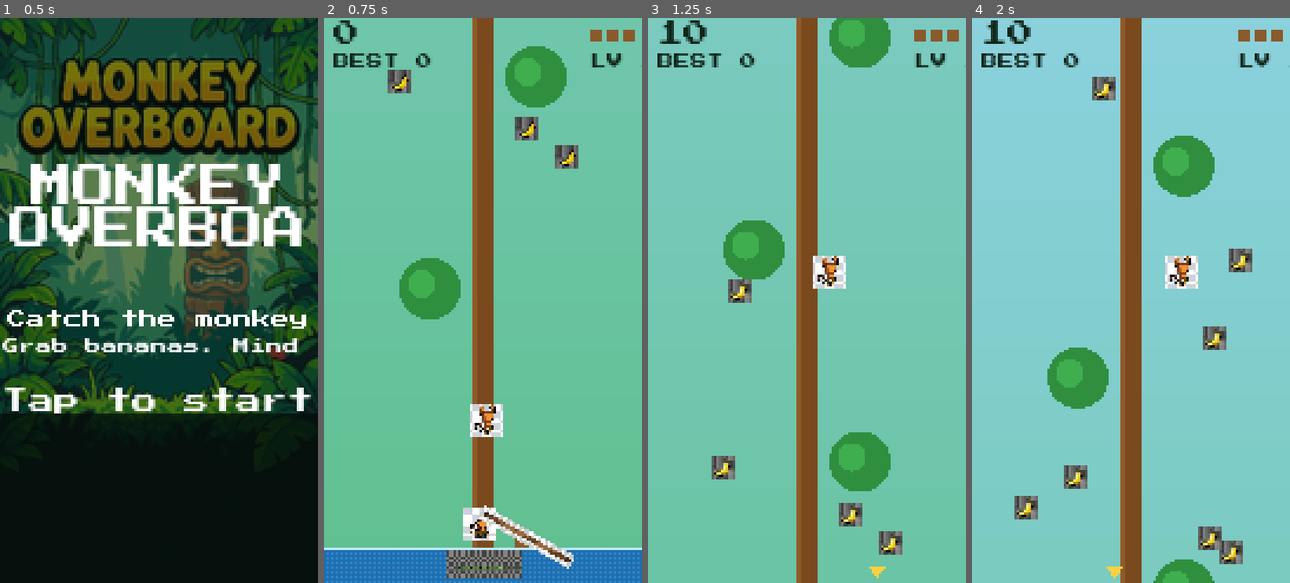
Above: before the commit, frames 1-4 (left to right).
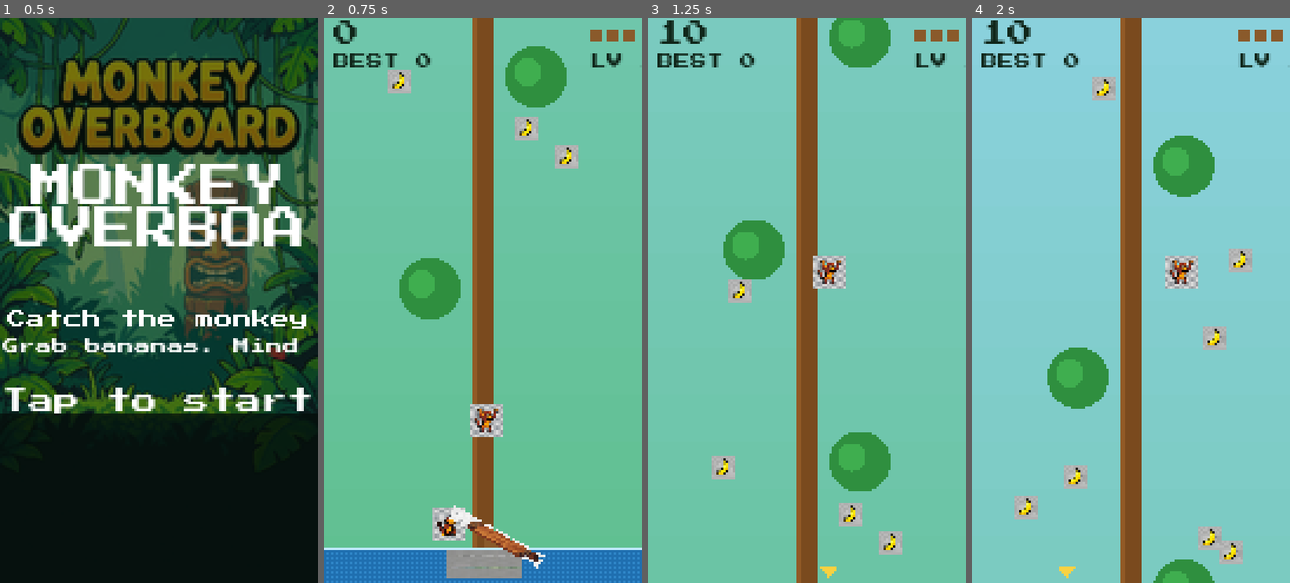
Above: after the commit, the same moments.

Repository: champrt78/monkey-overboard
Game: Godot game, scene res://main.tscn
Same seed, same stepped clock (60 frames per second), same inputs: the game is played once before the commit and once after it.
Inputs (mouse positions are in pixels of both pictures, inside the frame that each line leads up to):
- Up to frame 1 (0.5 s): no input
- Up to frame 2 (0.75 s): tap Enter at 0.5 s; move the mouse to (552, 272) at 0.52 s; click (552, 272) at 0.67 s
- Up to frame 3 (1.25 s): no input
- Up to frame 4 (2 s): drag from (1067, 328) to (1115, 413) at 1.27 s

Frame 1 is identical in both runs. In frame 2, 4.3% of the frame differs, in the area x 20-80%, y 9-100%; in frame 3, 1.8%; in frame 4, 2.7%.

Commit message:
feat: Mulletdown-style sprite overhaul + control/difficulty fixes
- Regenerate all gameplay sprites with transparent backgrounds
- Add monkey ascending/descending/tumble animations
- Map drag input to catch end instead of seesaw center
- Fix wall-edge clamp so catches can reach walls
- Add descending catch guide line
- Tighten difficulty curve (catch radius shrinks faster)
- Lock Android export to portrait orientation
- Update docs/specs/plans

Diff:
--- a/godot/assets/sprites/banana_frames.tres
+++ b/godot/assets/sprites/banana_frames.tres
@@ -2,22 +2,29 @@
 
 [ext_resource type="Texture2D" path="res://assets/sprites/banana_sheet.png" id="banana_sheet"]
 
-[sub_resource type="AtlasTexture" id="AtlasTexture_0"]
+[sub_resource type="AtlasTexture" id="AtlasTexture_b0"]
 atlas = ExtResource("banana_sheet")
 region = Rect2(0, 0, 10, 10)
 
-[sub_resource type="AtlasTexture" id="AtlasTexture_1"]
+[sub_resource type="AtlasTexture" id="AtlasTexture_b1"]
 atlas = ExtResource("banana_sheet")
 region = Rect2(10, 0, 10, 10)
+
+[sub_resource type="AtlasTexture" id="AtlasTexture_b2"]
+atlas = ExtResource("banana_sheet")
+region = Rect2(20, 0, 10, 10)
 
 [resource]
 animations = [{
 "frames": [{
 "duration": 1.0,
-"texture": SubResource("AtlasTexture_0")
+"texture": SubResource("AtlasTexture_b0")
 }, {
 "duration": 1.0,
-"texture": SubResource("AtlasTexture_1")
+"texture": SubResource("AtlasTexture_b1")
+}, {
+"duration": 1.0,
+"texture": SubResource("AtlasTexture_b2")
 }],
 "loop": true,
 "name": &"default",
--- a/godot/assets/sprites/gator_frames.tres
+++ b/godot/assets/sprites/gator_frames.tres
@@ -2,31 +2,38 @@
 
 [ext_resource type="Texture2D" path="res://assets/sprites/gator_sheet.png" id="gator_sheet"]
 
-[sub_resource type="AtlasTexture" id="AtlasTexture_patrol"]
+[sub_resource type="AtlasTexture" id="AtlasTexture_patrol0"]
 atlas = ExtResource("gator_sheet")
 region = Rect2(0, 0, 32, 12)
 
-[sub_resource type="AtlasTexture" id="AtlasTexture_alert"]
+[sub_resource type="AtlasTexture" id="AtlasTexture_patrol1"]
 atlas = ExtResource("gator_sheet")
 region = Rect2(32, 0, 32, 12)
 
-[sub_resource type="AtlasTexture" id="AtlasTexture_chomp"]
+[sub_resource type="AtlasTexture" id="AtlasTexture_alert"]
 atlas = ExtResource("gator_sheet")
 region = Rect2(64, 0, 32, 12)
 
-[sub_resource type="AtlasTexture" id="AtlasTexture_satisfied"]
+[sub_resource type="AtlasTexture" id="AtlasTexture_chomp0"]
 atlas = ExtResource("gator_sheet")
 region = Rect2(96, 0, 32, 12)
+
+[sub_resource type="AtlasTexture" id="AtlasTexture_chomp1"]
+atlas = ExtResource("gator_sheet")
+region = Rect2(128, 0, 32, 12)
 
 [resource]
 animations = [{
 "frames": [{
 "duration": 1.0,
-"texture": SubResource("AtlasTexture_patrol")
+"texture": SubResource("AtlasTexture_patrol0")
+}, {
+"duration": 1.0,
+"texture": SubResource("AtlasTexture_patrol1")
 }],
 "loop": true,
 "name": &"patrol",
-"speed": 8.0
+"speed": 6.0
 }, {
 "frames": [{
 "duration": 1.0,
@@ -34,21 +41,16 @@
 }],
 "loop": true,
 "name": &"alert",
-"speed": 8.0
+"speed": 6.0
 }, {
 "frames": [{
 "duration": 1.0,
-"texture": SubResource("AtlasTexture_chomp")
+"texture": SubResource("AtlasTexture_chomp0")
+}, {
+"duration": 1.0,
+"texture": SubResource("AtlasTexture_chomp1")
 }],
 "loop": true,
 "name": &"chomp",
-"speed": 8.0
-}, {
-"frames": [{
-"duration": 1.0,
-"texture": SubResource("AtlasTexture_satisfied")
-}],
-"loop": true,
-"name": &"satisfied",
-"speed": 8.0
+"speed": 10.0
 }]
--- a/godot/assets/sprites/monkey_frames.tres
+++ b/godot/assets/sprites/monkey_frames.tres
@@ -1,36 +1,47 @@
-[gd_resource type="SpriteFrames" load_steps=8 format=3]
+[gd_resource type="SpriteFrames" load_steps=9 format=3]
 
 [ext_resource type="Texture2D" path="res://assets/sprites/monkey_sheet.png" id="monkey_sheet"]
 
-[sub_resource type="AtlasTexture" id="AtlasTexture_idle"]
+[sub_resource type="AtlasTexture" id="AtlasTexture_idle0"]
 atlas = ExtResource("monkey_sheet")
 region = Rect2(0, 0, 14, 14)
 
-[sub_resource type="AtlasTexture" id="AtlasTexture_ascending"]
+[sub_resource type="AtlasTexture" id="AtlasTexture_idle1"]
 atlas = ExtResource("monkey_sheet")
 region = Rect2(14, 0, 14, 14)
 
-[sub_resource type="AtlasTexture" id="AtlasTexture_descending"]
+[sub_resource type="AtlasTexture" id="AtlasTexture_asc0"]
 atlas = ExtResource("monkey_sheet")
 region = Rect2(28, 0, 14, 14)
 
-[sub_resource type="AtlasTexture" id="AtlasTexture_catch"]
+[sub_resource type="AtlasTexture" id="AtlasTexture_asc1"]
 atlas = ExtResource("monkey_sheet")
 region = Rect2(42, 0, 14, 14)
 
-[sub_resource type="AtlasTexture" id="AtlasTexture_miss"]
+[sub_resource type="AtlasTexture" id="AtlasTexture_desc0"]
 atlas = ExtResource("monkey_sheet")
 region = Rect2(56, 0, 14, 14)
 
-[sub_resource type="AtlasTexture" id="AtlasTexture_celebrate"]
+[sub_resource type="AtlasTexture" id="AtlasTexture_desc1"]
 atlas = ExtResource("monkey_sheet")
 region = Rect2(70, 0, 14, 14)
+
+[sub_resource type="AtlasTexture" id="AtlasTexture_tumble0"]
+atlas = ExtResource("monkey_sheet")
+region = Rect2(84, 0, 14, 14)
+
+[sub_resource type="AtlasTexture" id="AtlasTexture_tumble1"]
+atlas = ExtResource("monkey_sheet")
+region = Rect2(98, 0, 14, 14)
 
 [resource]
 animations = [{
 "frames": [{
 "duration": 1.0,
-"texture": SubResource("AtlasTexture_idle")
+"texture": SubResource("AtlasTexture_idle0")
+}, {
+"duration": 1.0,
+"texture": SubResource("AtlasTexture_idle1")
 }],
 "loop": true,
 "name": &"idle",
@@ -38,7 +49,10 @@
 }, {
 "frames": [{
 "duration": 1.0,
-"texture": SubResource("AtlasTexture_ascending")
+"texture": SubResource("AtlasTexture_asc0")
+}, {
+"duration": 1.0,
+"texture": SubResource("AtlasTexture_asc1")
 }],
 "loop": true,
 "name": &"ascending",
@@ -46,7 +60,10 @@
 }, {
 "frames": [{
 "duration": 1.0,
-"texture": SubResource("AtlasTexture_descending")
+"texture": SubResource("AtlasTexture_desc0")
+}, {
+"duration": 1.0,
+"texture": SubResource("AtlasTexture_desc1")
 }],
 "loop": true,
 "name": &"descending",
@@ -54,25 +71,12 @@
 }, {
 "frames": [{
 "duration": 1.0,
-"texture": SubResource("AtlasTexture_catch")
+"texture": SubResource("AtlasTexture_tumble0")
+}, {
+"duration": 1.0,
+"texture": SubResource("AtlasTexture_tumble1")
 }],
 "loop": true,
-"name": &"catch",
-"speed": 8.0
-}, {
-"frames": [{
-"duration": 1.0,
-"texture": SubResource("AtlasTexture_miss")
-}],
-"loop": true,
-"name": &"miss",
-"speed": 8.0
-}, {
-"frames": [{
-"duration": 1.0,
-"texture": SubResource("AtlasTexture_celebrate")
-}],
-"loop": true,
-"name": &"celebrate",
-"speed": 8.0
+"name": &"tumble",
+"speed": 12.0
 }]
--- a/godot/assets/sprites/splash_frames.tres
+++ b/godot/assets/sprites/splash_frames.tres
@@ -2,36 +2,43 @@
 
 [ext_resource type="Texture2D" path="res://assets/sprites/splash_sheet.png" id="splash_sheet"]
 
-[sub_resource type="AtlasTexture" id="AtlasTexture_0"]
+[sub_resource type="AtlasTexture" id="AtlasTexture_s0"]
 atlas = ExtResource("splash_sheet")
 region = Rect2(0, 0, 16, 16)
 
-[sub_resource type="AtlasTexture" id="AtlasTexture_1"]
+[sub_resource type="AtlasTexture" id="AtlasTexture_s1"]
 atlas = ExtResource("splash_sheet")
 region = Rect2(16, 0, 16, 16)
 
-[sub_resource type="AtlasTexture" id="AtlasTexture_2"]
+[sub_resource type="AtlasTexture" id="AtlasTexture_s2"]
 atlas = ExtResource("splash_sheet")
 region = Rect2(32, 0, 16, 16)
 
-[sub_resource type="AtlasTexture" id="AtlasTexture_3"]
+[sub_resource type="AtlasTexture" id="AtlasTexture_s3"]
 atlas = ExtResource("splash_sheet")
 region = Rect2(48, 0, 16, 16)
+
+[sub_resource type="AtlasTexture" id="AtlasTexture_s4"]
+atlas = ExtResource("splash_sheet")
+region = Rect2(64, 0, 16, 16)
 
 [resource]
 animations = [{
 "frames": [{
 "duration": 1.0,
-"texture": SubResource("AtlasTexture_0")
+"texture": SubResource("AtlasTexture_s0")
 }, {
 "duration": 1.0,
-"texture": SubResource("AtlasTexture_1")
+"texture": SubResource("AtlasTexture_s1")
 }, {
 "duration": 1.0,
-"texture": SubResource("AtlasTexture_2")
+"texture": SubResource("AtlasTexture_s2")
 }, {
 "duration": 1.0,
-"texture": SubResource("AtlasTexture_3")
+"texture": SubResource("AtlasTexture_s3")
+}, {
+"duration": 1.0,
+"texture": SubResource("AtlasTexture_s4")
 }],
 "loop": false,
 "name": &"default",
--- a/godot/main.gd
+++ b/godot/main.gd
@@ -14,7 +14,7 @@
 const PLANK := 20.5
 const TILT := 11.5
 const CATCH_RX_BASE := 14.0
-const CATCH_RX_MIN := 10.0
+const CATCH_RX_MIN := 8.5
 const MONKEY_R := 5.5
 const GRAV := 225.0
 const LAUNCH_VY := -525.0
@@ -99,6 +99,8 @@
 var _selftest_frames := 0
 var _selftest_catches := 0
 
+var _tumble_timer := 0.0
+
 const SAVE_PATH := "user://monkey-overboard.save"
 
 func _ready() -> void:
@@ -134,7 +136,7 @@
 	return min(DRIFT_MAX, DRIFT_BASE + DRIFT_PER_LEVEL * (level - 1))
 
 func _catch_radius_for_level() -> float:
-	return max(CATCH_RX_MIN, CATCH_RX_BASE - (level - 1) * 0.5)
+	return max(CATCH_RX_MIN, CATCH_RX_BASE - (level - 1) * 0.75)
 
 func _rand_drift() -> float:
 	return randf_range(-1.0, 1.0) * _drift_for_level()
@@ -271,6 +273,7 @@
 	air.vy = 0.0
 	seesaw.up_side *= -1
 	air_index = 1 - air_index
+	_tumble_timer = 0.25
 	score += POINTS_CATCH
 	_snd_catch.play()
 
@@ -336,7 +339,9 @@
 			"ground":
 				spr.play("idle")
 			"air":
-				if m.vy < 0.0:
+				if _tumble_timer > 0.0:
+					spr.play("tumble")
+				elif m.vy < 0.0:
 					spr.play("ascending")
 				else:
 					spr.play("descending")
@@ -378,7 +383,10 @@
 	if _selftest and phase == "playing":
 		# Autopilot: snap the raised end under the falling monkey.
 		var a: Dictionary = monkeys[air_index]
-		seesaw.target_x = clamp(a.x - seesaw.up_side * PLANK, PLANK, WORLD_W - PLANK)
+		var up_side: int = seesaw.up_side
+		var auto_min: float = MONKEY_R - up_side * PLANK
+		var auto_max: float = WORLD_W - MONKEY_R - up_side * PLANK
+		seesaw.target_x = clamp(a.x - up_side * PLANK, auto_min, auto_max)
 		seesaw.x = seesaw.target_x
 	if phase == "playing":
 		var sub := 3
@@ -405,6 +413,8 @@
 
 func _process(delta: float) -> void:
 	time += delta
+	if _tumble_timer > 0.0:
+		_tumble_timer = max(0.0, _tumble_timer - delta)
 	_update_camera()
 	var in_game: bool = (phase == "playing")
 	_mono[0].visible = in_game
@@ -444,7 +454,13 @@
 
 func _on_drag(world_x: float) -> void:
 	if phase == "playing":
-		seesaw.target_x = clamp(world_x, PLANK, WORLD_W - PLANK)
+		# Drag controls the catch (raised) end of the seesaw, not the center,
+		# and the clamp range lets the catch end reach the walls.
+		var up_side: int = seesaw.up_side
+		var target: float = world_x - up_side * PLANK
+		var min_x: float = MONKEY_R - up_side * PLANK
+		var max_x: float = WORLD_W - MONKEY_R - up_side * PLANK
+		seesaw.target_x = clamp(target, min_x, max_x)
 
 # ---------- rendering ----------
 func _draw() -> void:
@@ -455,6 +471,7 @@
 		_draw_seesaw_base()
 	_draw_hud()
 	if phase == "playing":
+		_draw_catch_guide()
 		_draw_offscreen_indicator()
 
 # world helpers (apply camera offset)
@@ -535,6 +552,20 @@
 		Vector2(x,       VIEW_H - 2.0),
 	]), col)
 
+func _draw_catch_guide() -> void:
+	if phase != "playing":
+		return
+	var air: Dictionary = monkeys[air_index]
+	if air.state != "air" or air.vy <= 0.0:
+		return
+	var up := _up_end()
+	var y0: float = max(0.0, air.y - _cam_y)
+	var y1: float = min(VIEW_H, up.y - _cam_y)
+	if y1 <= y0:
+		return
+	var col := Color(BANANA.r, BANANA.g, BANANA.b, 0.35)
+	draw_line(Vector2(up.x, y0), Vector2(up.x, y1), col, 0.75)
+
 func _rect_screen(x: float, y: float, w: float, h: float, c: Color) -> void:
 	draw_rect(Rect2(Vector2(x, y), Vector2(w, h)), c)
 
--- a/godot/project.godot
+++ b/godot/project.godot
@@ -6,8 +6,11 @@
 [application]
 
 config/name="Monkey Overboard"
+config/description="Monkey see-saw arcade for Android."
+config/version="1.0.0"
 run/main_scene="res://main.tscn"
 config/features=PackedStringArray("4.6", "GL Compatibility")
+config/icon="res://assets/icon.png"
 
 [display]
 
@@ -22,3 +25,4 @@
 renderer/rendering_method="gl_compatibility"
 renderer/rendering_method.mobile="gl_compatibility"
 textures/canvas_textures/default_texture_filter=0
+textures/vram_compression/import_etc2_astc=true
Binary file added: godot/assets/icon.png
Not shown, added: godot/assets/icon.png.import
Binary file changed: godot/assets/sprites/banana_sheet.png
Binary file changed: godot/assets/sprites/gator_sheet.png
Binary file changed: godot/assets/sprites/monkey_sheet.png
Binary file changed: godot/assets/sprites/seesaw_plank.png
Binary file changed: godot/assets/sprites/splash_sheet.png
Not shown, added: godot/overlay.gd.uid
Not shown, changed: .gitignore
Not shown, changed: docs/PROJECT_STATE.md
Not shown, changed: docs/TODO.md
Not shown, added: docs/sessions/Session_2026-06-26.md
(and 3 more such lines)
